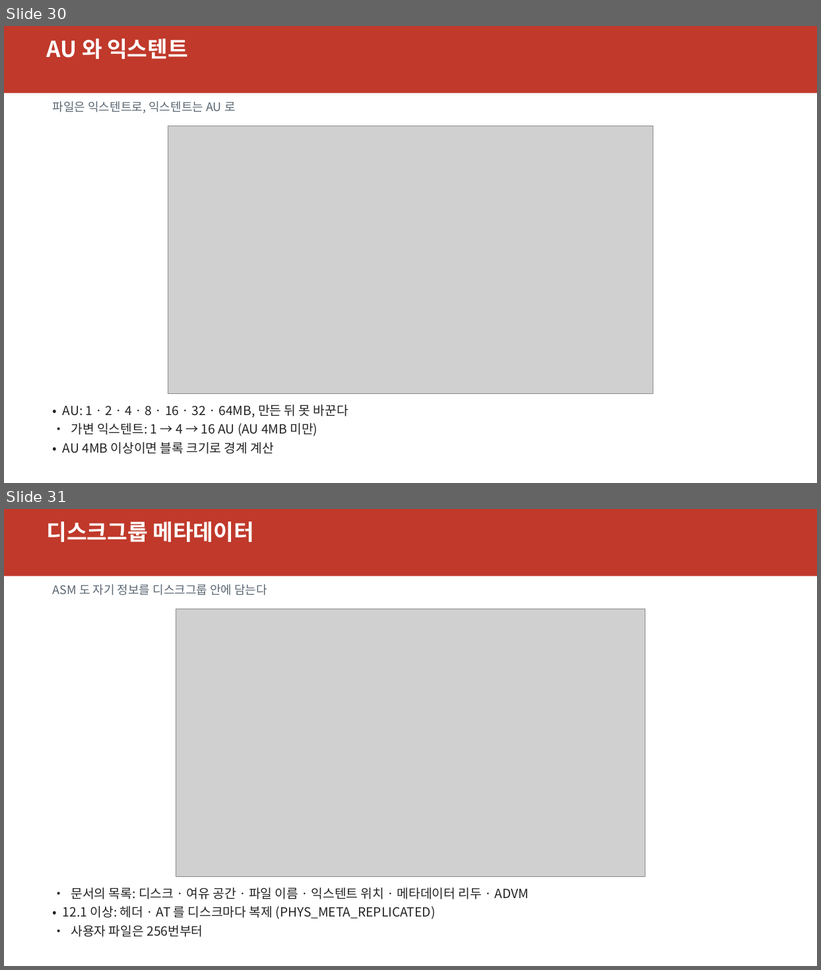
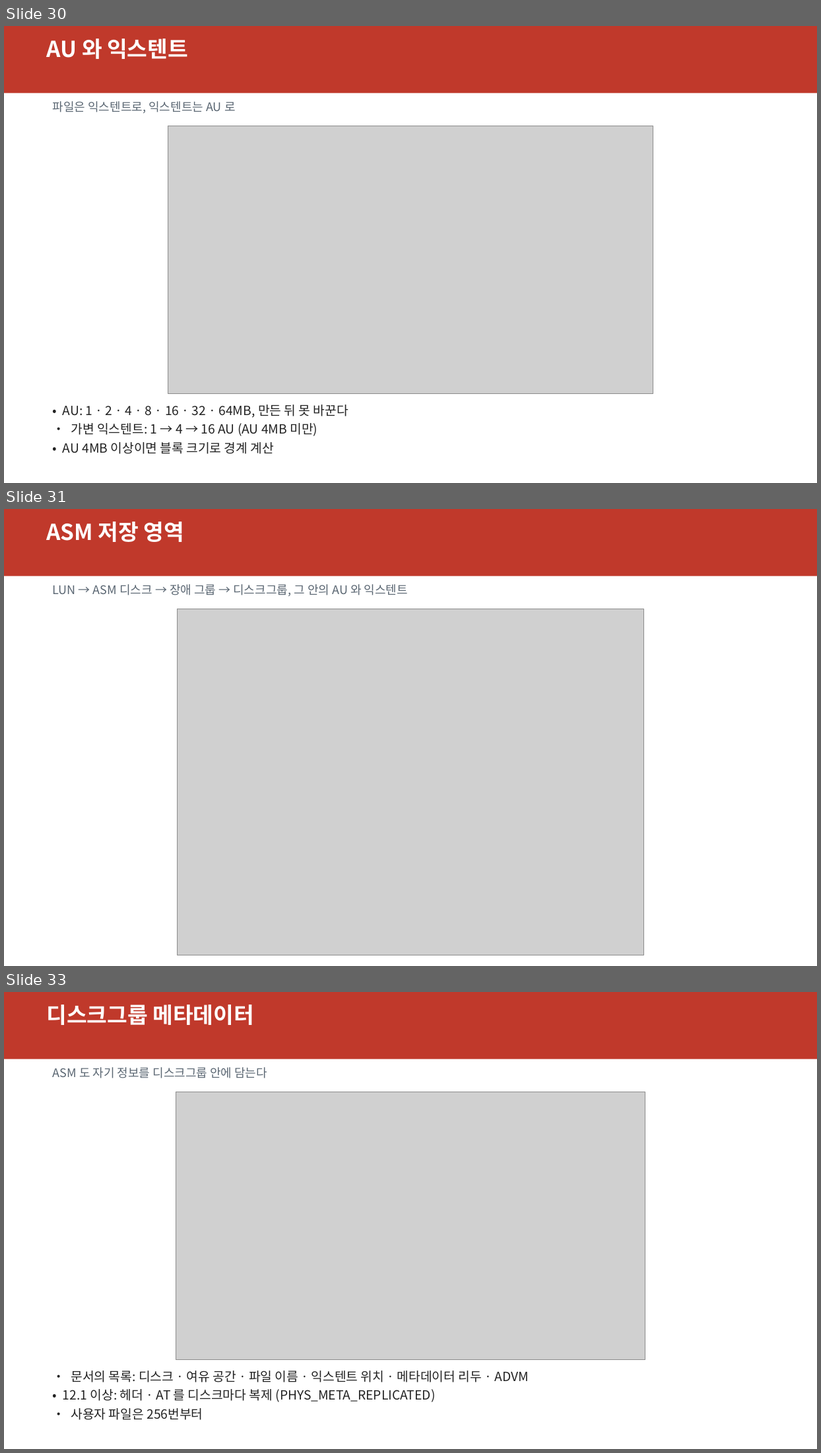
Before and after one commit to elpisk/OracleManual, a slide deck: RAC/5일과정/아키텍처/ASM19c_기술아키텍처.pptx. Shown one above the other, each under a label of ours: slides 30 and 31 before the commit, slides 30, 31 and 33 after it; the slides between them are not shown. The pictures are 821x970 and 821x1453 pixels, drawn with LibreOffice and Linux fonts; fonts in the diff are those of the drawing; grey boxes stand for pictures. Boxes give left, top, right and bottom in pixels: in the first picture for what was removed or moved away, otherwise in the second. Text is boxed around its words. In the diff, an @@ line names an element or a change of style, - is before the commit and + after.

```diff
--- a/RAC/5일과정/아키텍처/ASM19c_기술아키텍처.pptx
+++ b/RAC/5일과정/아키텍처/ASM19c_기술아키텍처.pptx
@@ slide 31 added at [4,509,817,966], background #FFFFFF @@
@@ rectangle added at [4,509,817,576], fill #C0392B @@
@@ text added at [46,522,184,542], 26 pt, text #FFFFFF, bold @@
+ASM 저장 영역
@@ text added at [53,584,408,596], 14 pt, text #5A6672 @@
+LUN → ASM 디스크 → 장애 그룹 → 디스크그룹, 그 안의 AU 와 익스텐트
@@ picture added at [177,609,644,956] @@
@@ what was slide 31 is now slide 33 @@
```
Also in this commit, not shown: 2 slides changed, 3 other slides added, 1 slide removed, 5 other files.
